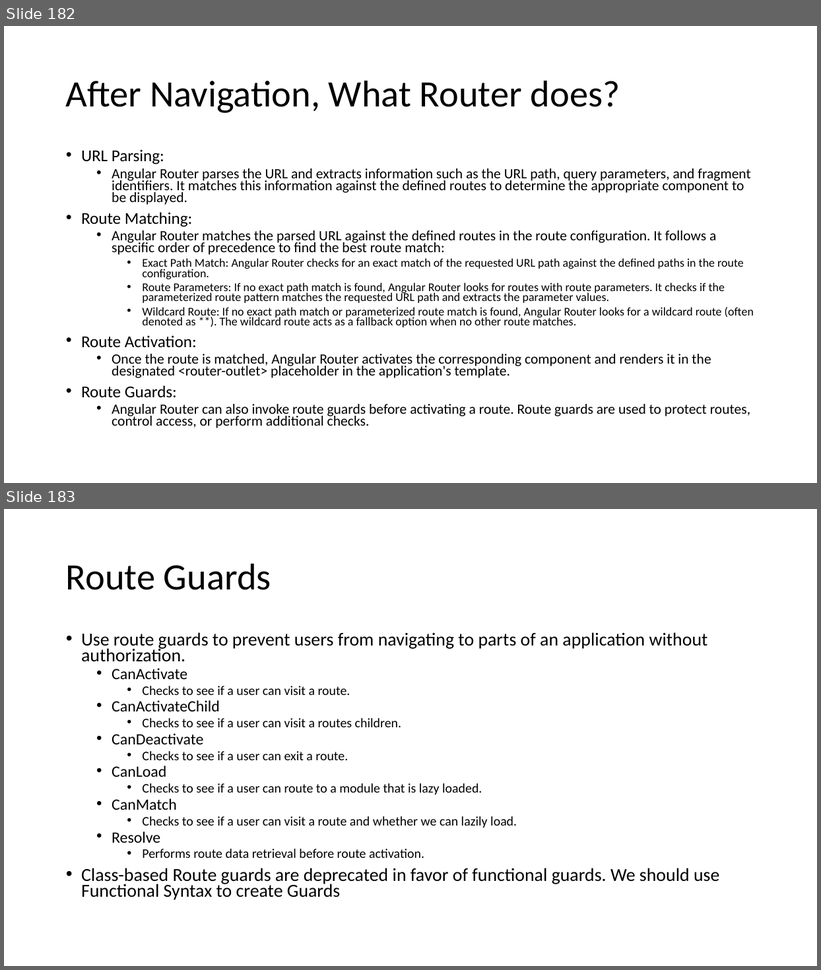
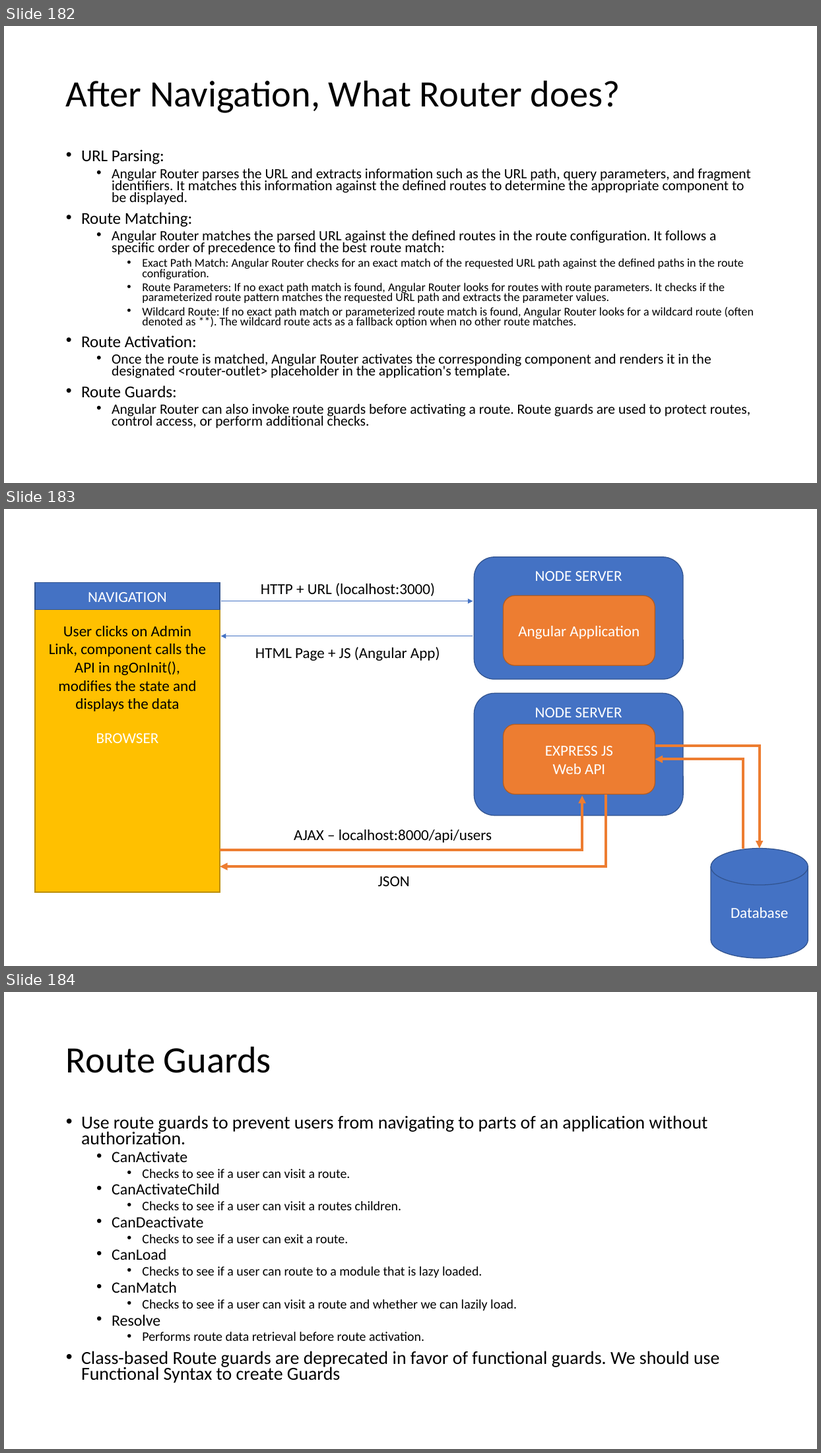
Before and after one commit to explore-with-manish/BFL_Byte_Jul23, a slide deck: Ng-Byte.pptx. Shown one above the other, each under a label of ours: slides 182 and 183 before the commit, slides 182, 183 and 184 after it. The pictures are 821x970 and 821x1453 pixels, drawn with LibreOffice and Linux fonts; fonts in the diff are those of the drawing. Boxes give left, top, right and bottom in pixels: in the first picture for what was removed or moved away, otherwise in the second. Text is boxed around its words. In the diff, an @@ line names an element or a change of style, - is before the commit and + after.

```diff
--- a/Ng-Byte.pptx
+++ b/Ng-Byte.pptx
@@ slide 183 added at box(4, 509, 817, 966), background #FFFFFF @@
@@ rounded rectangle added at box(475, 557, 684, 680), fill #4472C4, outline #325491 1 pt, 18 pt, text #FFFFFF @@
+NODE SERVER
@@ rectangle added at box(35, 583, 220, 892), fill #FFC000, outline #BD8E00 1 pt, 18 pt, text #FFFFFF @@
+BROWSER
@@ rectangle added at box(35, 583, 220, 609), fill #4472C4, outline #325491 1 pt, 18 pt, text #FFFFFF @@
+NAVIGATION
@@ text added at box(261, 583, 435, 596), 18 pt, text #000000 @@
+HTTP + URL (localhost:3000)
@@ arrow added from (221, 601) to (473, 601), #4472C4 0.5 pt @@
@@ rounded rectangle added at box(504, 595, 655, 666), fill #ED7D31, outline #AF5C24 1 pt, 18 pt, text #FFFFFF @@
+Angular Application
@@ text added at box(49, 626, 206, 712), 18 pt, text #000000 @@
+User clicks on Admin Link, component calls the API in ngOnInit(), modifies the state and displays the data
@@ arrow added from (473, 636) to (221, 636), #4472C4 0.5 pt @@
@@ text added at box(255, 647, 440, 661), 18 pt, text #000000 @@
+HTML Page + JS (Angular App)
@@ rounded rectangle added at box(475, 693, 684, 816), fill #4472C4, outline #325491 1 pt, 18 pt, text #FFFFFF @@
+NODE SERVER
@@ rounded rectangle added at box(504, 724, 655, 795), fill #ED7D31, outline #AF5C24 1 pt, 18 pt, text #FFFFFF @@
+EXPRESS JS
+Web API
@@ elbow arrow added from (649, 747) to (760, 849), #ED7D31 3 pt @@
@@ elbow arrow added from (743, 849) to (655, 760), #ED7D31 3 pt @@
@@ elbow arrow added from (220, 850) to (582, 796), #ED7D31 3 pt @@
@@ elbow arrow added from (607, 796) to (220, 867), #ED7D31 3 pt @@
@@ text added at box(294, 830, 492, 843), 18 pt, text #000000 @@
+AJAX – localhost:8000/api/users
@@ cylinder added at box(711, 849, 808, 958), fill #4472C4, outline #325491 1 pt, 18 pt, text #FFFFFF @@
+Database
@@ text added at box(378, 877, 410, 887), 18 pt, text #000000 @@
+JSON
@@ what was slide 183 is now slide 184 @@
```
Also in this commit, not shown: 1 slide changed, 2 other slides added, 10 other files.
